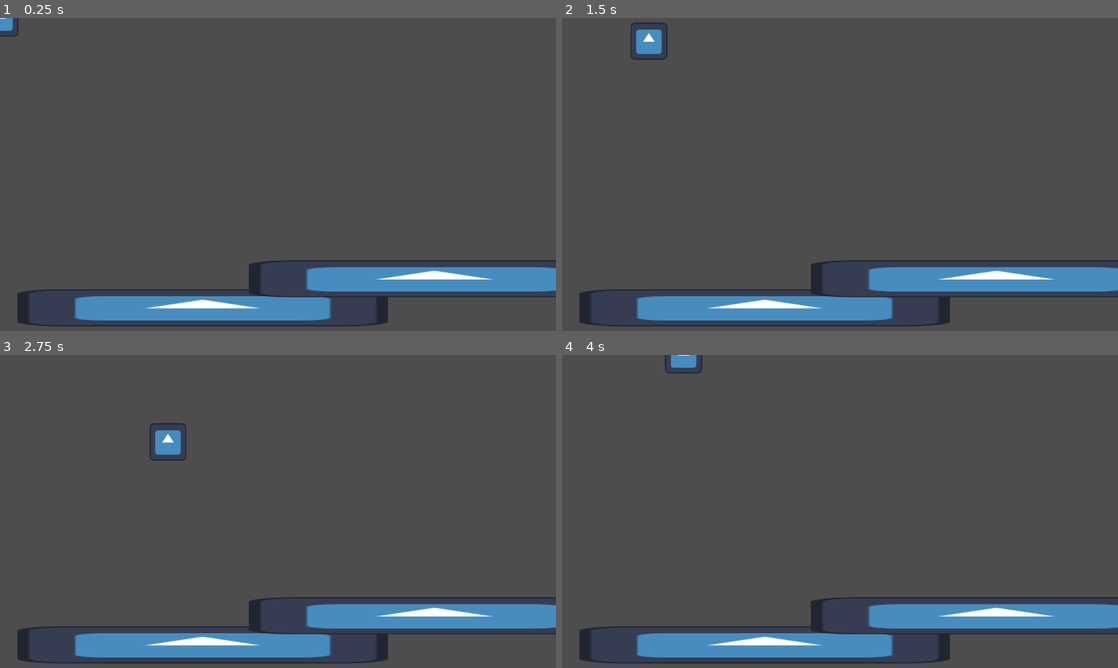
Above: before the commit, frames 1-4 (two rows, left to right).
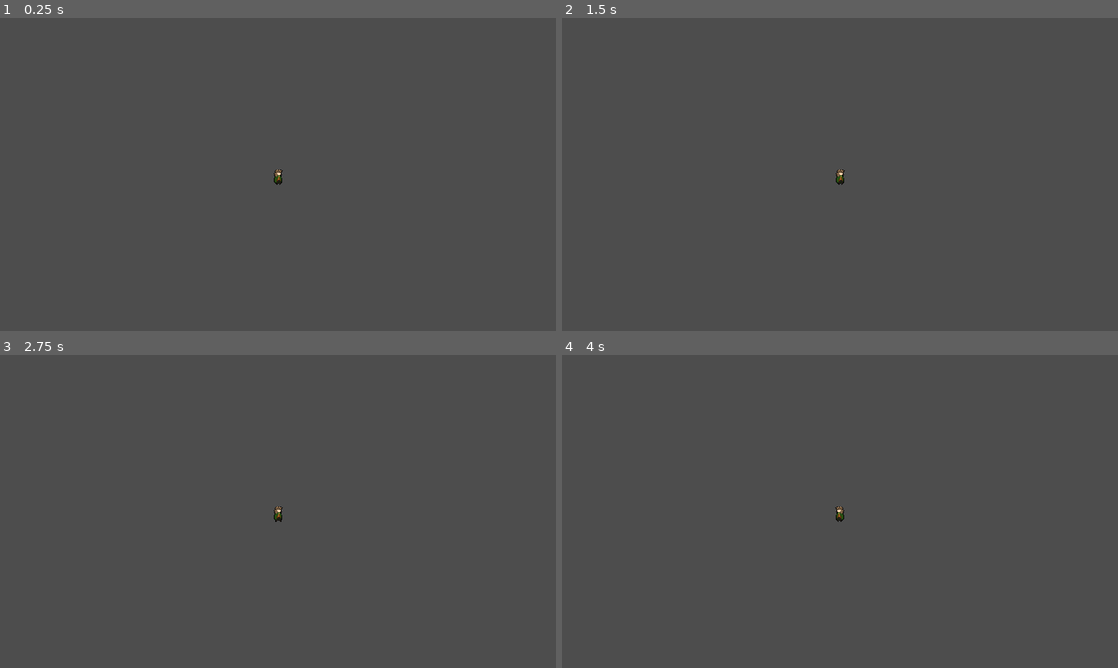
Above: after the commit, the same moments.

Repository: lunarScavenger/companionship-of-the-halo-2d
Game: Godot game, scene res://world/flight-to-the-ford.tscn
Same seed, same stepped clock (60 frames per second), same inputs: the game is played once before the commit and once after it. Before the commit the project has no main scene; this scene is started directly in both runs. The engine's default icon, where the game draws it, is replaced by a stand-in: a white triangle on a blue panel in a dark square.
Inputs:
- Up to frame 1 (0.25 s): no input
- Up to frame 2 (1.5 s): tap Enter at 0.5 s; hold D (right) 0.53-1.28 s; tap Ctrl (attack) at 0.6, 1.35 s; hold S (down) from 1.28 s (still down)
- Up to frame 3 (2.75 s): release S (down) at 2.03 s; hold D (right) from 2.03 s (still down); tap Ctrl (attack) at 2.1 s
- Up to frame 4 (4 s): release D (right) at 2.78 s; hold W (up) 2.78-3.53 s; tap Ctrl (attack) at 2.85, 3.6 s; hold A (left) from 3.53 s (still down)

The runs differ from the first frame. In frame 1, 8.9% of the frame differs, in the area x 0-100%, y 0-99%; in frame 2, 9.3%; in frame 3, 9.3%, in the area x 3-100%, y 21-99%; in frame 4, 9.1%.

Commit message:
Added Player sprite, Animated sprite Added Player camera

Diff:
--- a/characters/player/Character.gd
+++ b/characters/player/Character.gd
@@ -1,34 +1,34 @@
 extends CharacterBody2D
 
+@export var speed = 400.0
 
-@export var speed = 400.0
-const JUMP_VELOCITY = -700.0
-signal text
-var apple = false
+@onready var _animation_player = $AnimationPlayer
+var direction = "Right" # default to facing right
 
-# Get the gravity from the project settings to be synced with RigidBody nodes.
+# get input
 func get_input():
-	var input_direction = Input.get_vector("left", "right", "up", "down")
-	velocity = input_direction * speed
+	var input_direction = Input.get_vector("left", "right", "up", "down") # direction
+	velocity = input_direction * speed # velocity
 
-#func attack():
-	#if Input.is_action_just_released("attack"):
-		#get_node("AttackTemp").show()
-		#get_node("AttackTemp/TempTimer").start()
+	# animation
+	if Input.is_action_pressed("right"): # moving right
+		# direction
+		if direction != "Right":
+			get_node("Sprite2D").set_flip_h(false)
+			direction = "Right"
+		# animation
+		_animation_player.play("walk")
+	elif Input.is_action_pressed("left"): # moving left
+		# direction
+		if direction != "Left":
+			get_node("Sprite2D").set_flip_h(true)
+			direction = "Left"
+		# animation
+		_animation_player.play("walk")
+	else:
+		_animation_player.stop() # moving up/down / not moving
 
+#
 func _physics_process(delta):
-	#attack()
 	get_input()
 	move_and_slide()
-
-#func _on_area_2d_body_entered(body):
-	#if apple == true:
-		#text.emit()
-
-
-#func _on_timer_timeout():
-	#apple = true
-
-
-#func _on_temp_timer_timeout():
-	#get_node("AttackTemp").hide()
--- a/characters/player/player.tscn
+++ b/characters/player/player.tscn
@@ -1,10 +1,48 @@
-[gd_scene load_steps=4 format=3 uid="uid://beid6yn2k5bld"]
+[gd_scene load_steps=7 format=3 uid="uid://beid6yn2k5bld"]
 
-[ext_resource type="Texture2D" uid="uid://ec00vwypyqf5" path="res://icon.svg" id="1_o807h"]
 [ext_resource type="Script" path="res://characters/player/Character.gd" id="1_p5dn0"]
+[ext_resource type="Texture2D" uid="uid://chqyshqivjlm8" path="res://assets/characters/frodo/Frodo-Sprite-Sheet.png" id="2_0w7b0"]
 
 [sub_resource type="RectangleShape2D" id="RectangleShape2D_ddvfm"]
-size = Vector2(127, 127)
+size = Vector2(12, 19)
+
+[sub_resource type="Animation" id="Animation_udt0u"]
+resource_name = "walk"
+length = 0.4
+loop_mode = 1
+tracks/0/type = "value"
+tracks/0/imported = false
+tracks/0/enabled = true
+tracks/0/path = NodePath("Character/Sprite2D:frame")
+tracks/0/interp = 1
+tracks/0/loop_wrap = true
+tracks/0/keys = {
+"times": PackedFloat32Array(0, 0.1, 0.2, 0.3),
+"transitions": PackedFloat32Array(1, 1, 1, 1),
+"update": 1,
+"values": [0, 4, 5, 6]
+}
+
+[sub_resource type="Animation" id="Animation_jjjh2"]
+length = 0.001
+tracks/0/type = "value"
+tracks/0/imported = false
+tracks/0/enabled = true
+tracks/0/path = NodePath("Character/Sprite2D:frame")
+tracks/0/interp = 1
+tracks/0/loop_wrap = true
+tracks/0/keys = {
+"times": PackedFloat32Array(0),
+"transitions": PackedFloat32Array(1),
+"update": 1,
+"values": [0]
+}
+
+[sub_resource type="AnimationLibrary" id="AnimationLibrary_1t4lc"]
+_data = {
+"RESET": SubResource("Animation_jjjh2"),
+"walk": SubResource("Animation_udt0u")
+}
 
 [node name="Player" type="Node2D"]
 
@@ -12,8 +50,19 @@
 script = ExtResource("1_p5dn0")
 
 [node name="CollisionShape2D" type="CollisionShape2D" parent="Character"]
-position = Vector2(0.5, 0.5)
+position = Vector2(0, 6.5)
 shape = SubResource("RectangleShape2D_ddvfm")
 
 [node name="Sprite2D" type="Sprite2D" parent="Character"]
-texture = ExtResource("1_o807h")
+texture = ExtResource("2_0w7b0")
+hframes = 4
+vframes = 2
+
+[node name="AnimationPlayer" type="AnimationPlayer" parent="Character"]
+root_node = NodePath("../..")
+libraries = {
+"": SubResource("AnimationLibrary_1t4lc")
+}
+
+[node name="Camera2D" type="Camera2D" parent="Character"]
+zoom = Vector2(2.25, 2.25)
--- a/project.godot
+++ b/project.godot
@@ -11,6 +11,7 @@
 [application]
 
 config/name="Companionship of the Halo 2D"
+run/main_scene="res://world/flight-to-the-ford.tscn"
 config/features=PackedStringArray("4.0", "Forward Plus")
 config/icon="res://icon.svg"
 
@@ -53,3 +54,7 @@
 "events": [Object(InputEventKey,"resource_local_to_scene":false,"resource_name":"","device":-1,"window_id":0,"alt_press …(182 unchanged characters)…
 ]
 }
+
+[rendering]
+
+textures/canvas_textures/default_texture_filter=0
Binary file added: assets/characters/frodo/Frodo-Sprite-Sheet.png
Not shown, added: assets/characters/frodo/Frodo-Sprite-Sheet.png.import
